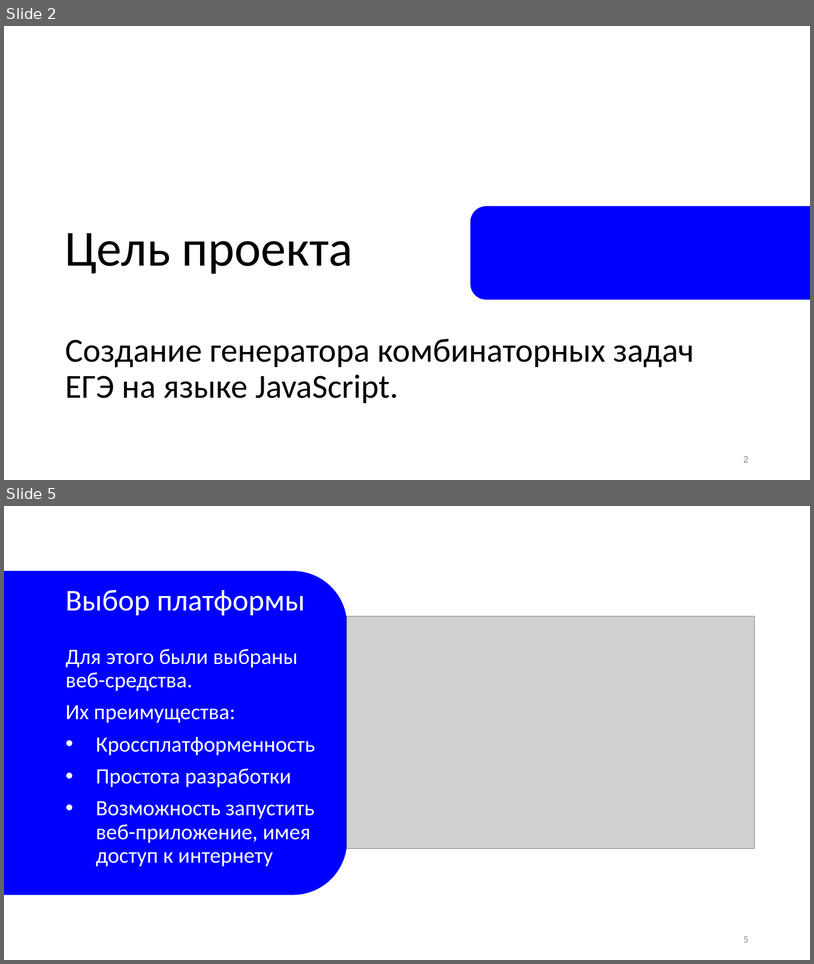
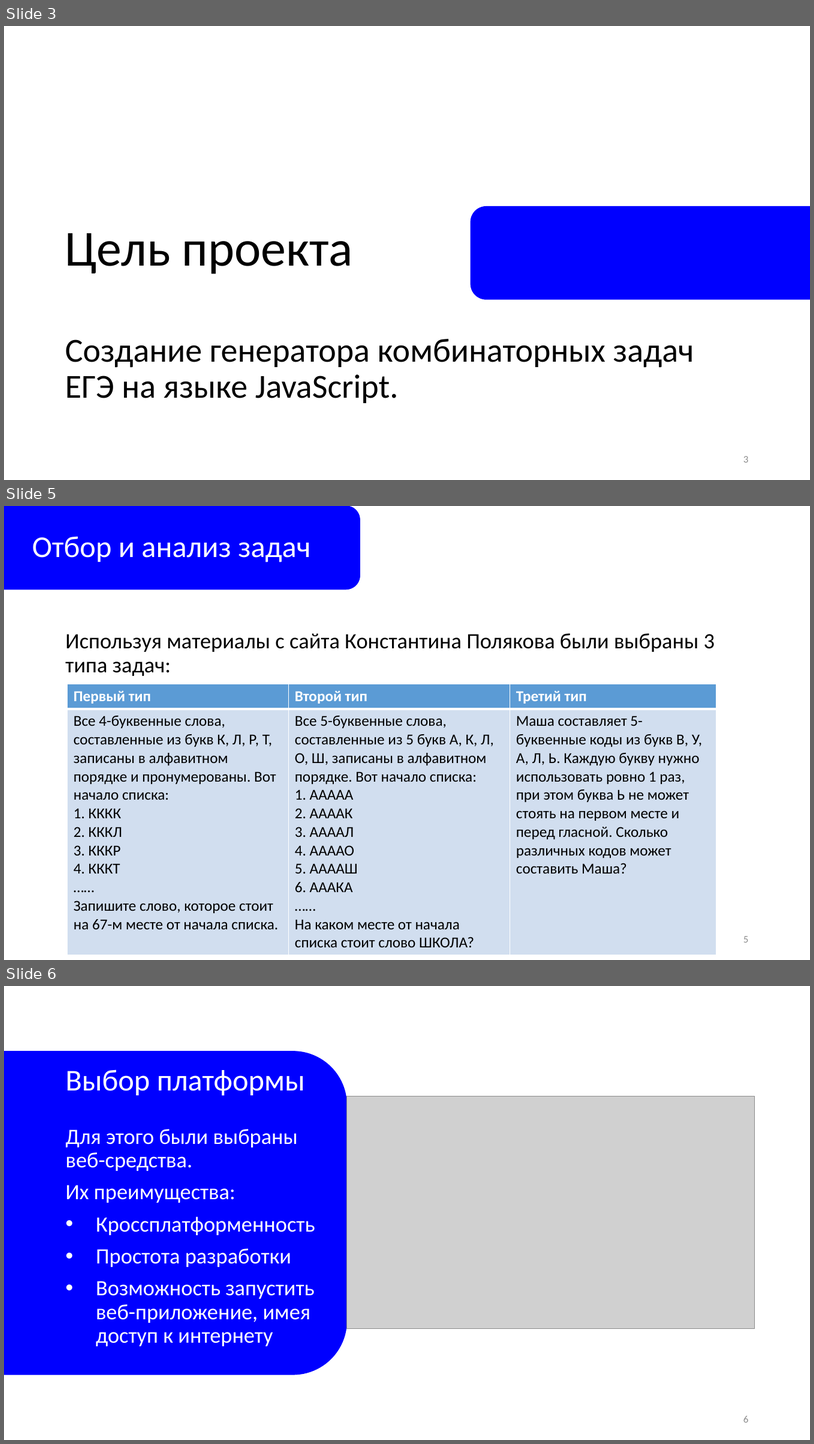
Before and after one commit to kirillvelyugo/school_sites, a slide deck: Project/Презентация.pptx. Shown one above the other, each under a label of ours: slides 2 and 5 before the commit, slides 3, 5 and 6 after it; the slides between them are not shown. The pictures are 814x964 and 814x1444 pixels, drawn with LibreOffice and Linux fonts; fonts in the diff are those of the drawing; grey boxes stand for pictures. Boxes give left, top, right and bottom in pixels: in the first picture for what was removed or moved away, otherwise in the second. Text is boxed around its words. In the diff, an @@ line names an element or a change of style, - is before the commit and + after.

```diff
--- a/Project/Презентация.pptx
+++ b/Project/Презентация.pptx
@@ slide 5 added at (4,506,810,960), background #FFFFFF @@
@@ rounded rectangle added at (4,506,360,589), fill #0000FF, outline #0000FF 1 pt @@
@@ title added at (32,536,311,562), 36 pt, text #FFFFFF @@
+Отбор и анализ задач
@@ text added at (65,633,715,676), 26 pt, text #000000 @@
+Используя материалы с сайта Константина Полякова были выбраны 3 типа задач:
@@ table added at (68,684,717,951), 2 rows, 3 columns @@
+Первый тип | Второй тип | Третий тип
+Все 4-буквенные слова, составленные из букв К, Л, Р, Т, записаны в алфавитном порядке и пронумерованы. Вот начало списка: 1. КККК 2. КККЛ 3. КККР 4. КККТ …… Запишите слово, которое стоит на 67-м месте от начала списка. | Все 5-буквенные слова, составленные из 5 букв А, К, Л, О, Ш, записаны в алфавитном порядке. Вот начало списка: 1. ААААА 2. ААААК 3. ААААЛ 4. ААААО 5. ААААШ 6. АААКА …… На каком месте от начала списка стоит слово ШКОЛА? | Маша составляет 5-буквенные коды из букв В, У, А, Л, Ь. Каждую букву нужно использовать ровно 1 раз, при этом буква Ь не может стоять на первом месте и перед гласной. Сколько различных кодов может составить Маша?
@@ text added at (744,936,749,942), 12 pt, text #8C8C8C @@
+5
@@ what was slide 2 is now slide 3 @@
@@ page number at (744,456,749,462): text changed @@
-2
+3
@@ what was slide 5 is now slide 6 @@
@@ page number at (744,1416,749,1422): text changed @@
-5
+6
```
Also in this commit, not shown: 6 slides changed.
